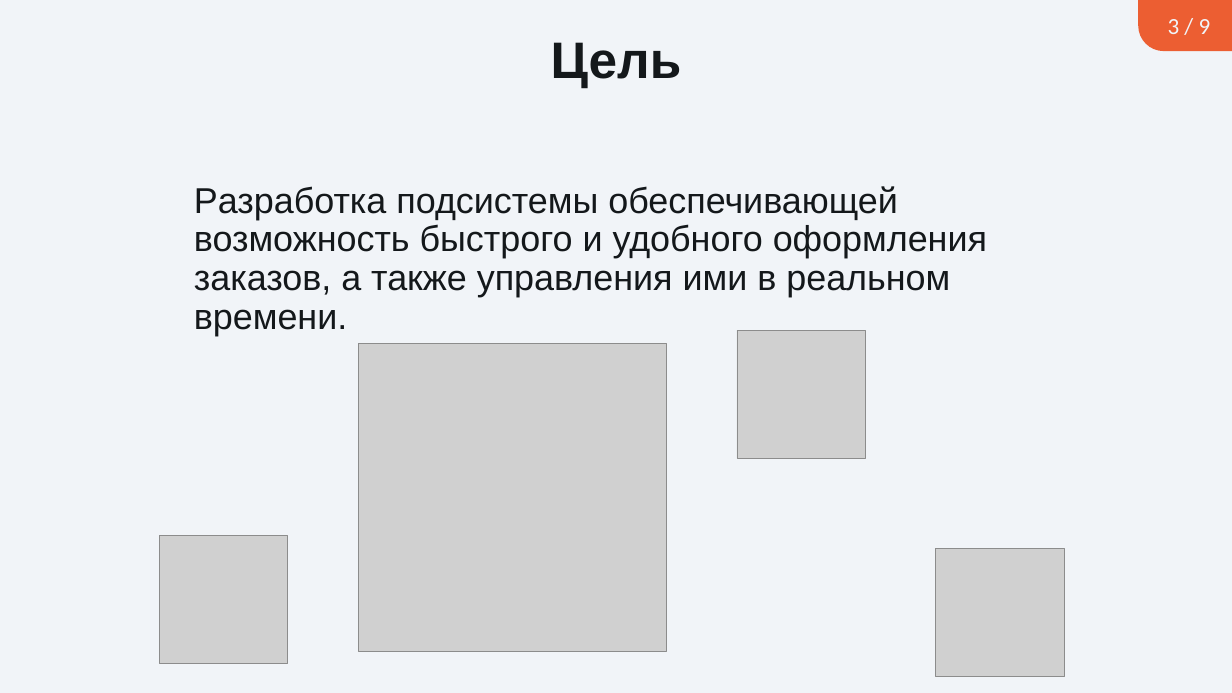
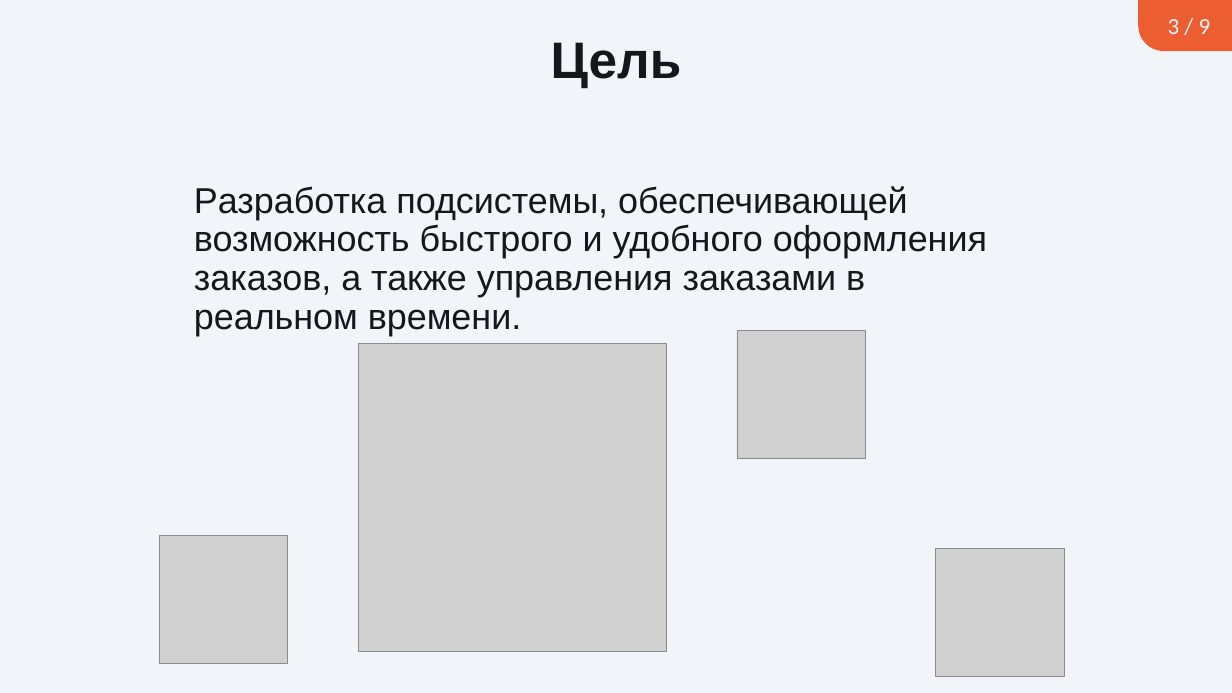
Before and after one commit to SullenPomorProject/CourseProject, a slide deck: slide 3 of КП Презентация Абрамов.pptx. Drawn at 1232x693 pixels with LibreOffice and Linux fonts; fonts in the diff are those of the drawing; grey boxes stand for pictures. Boxes give left, top, right and bottom in pixels: in the first picture for what was removed or moved away, otherwise in the second. Text is boxed around its words. In the diff, an @@ line names an element or a change of style, - is before the commit and + after.

```diff
--- a/КП Презентация Абрамов.pptx
+++ b/КП Презентация Абрамов.pptx
@@ text at <box>194,186,987,336</box>: text changed @@
-Разработка подсистемы обеспечивающей возможность быстрого и удобного оформления заказов, а также управления ими в реальном времени.
+Разработка подсистемы, обеспечивающей возможность быстрого и удобного оформления заказов, а также управления заказами в реальном времени.
```
Also in this commit, not shown: 2 other files.
